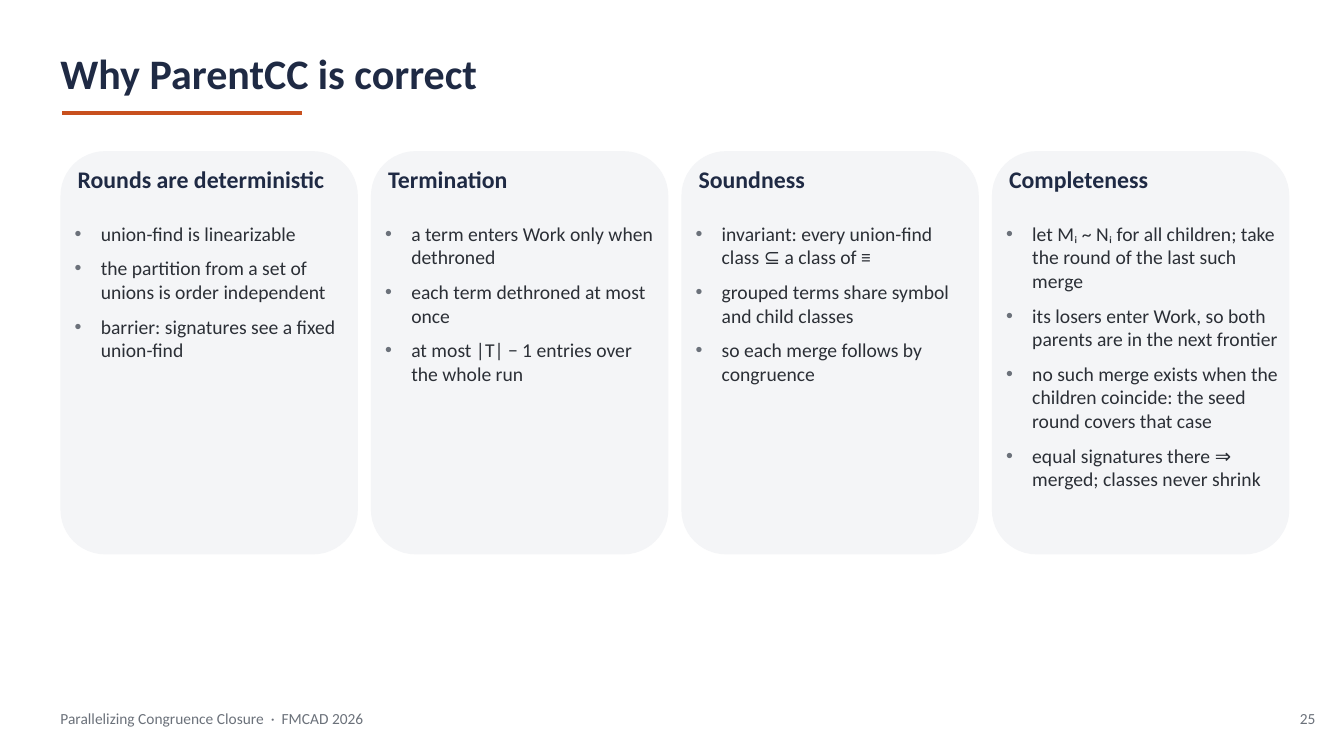
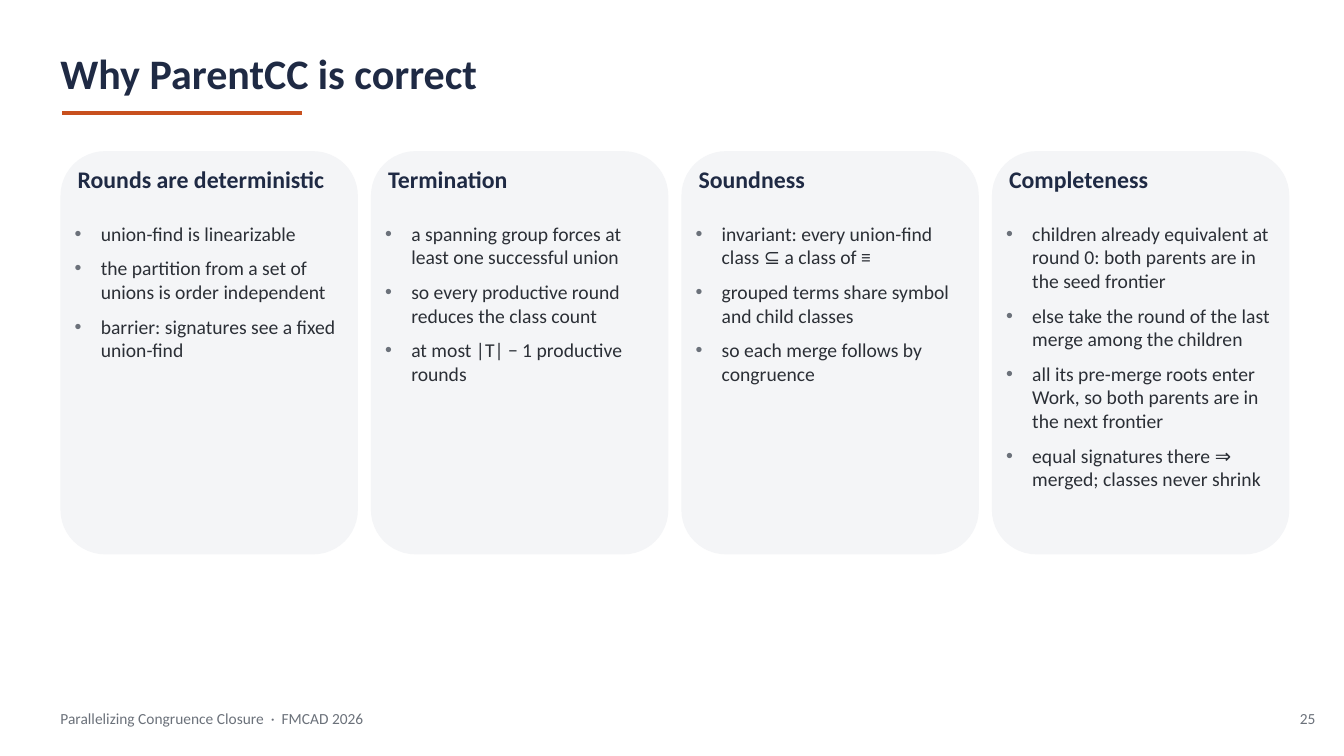
Before and after one commit to amarshah1/parallelcc-paper, a slide deck: slide 25 of slides/parallelcc-part1.pptx. Drawn at 1344x756 pixels with LibreOffice and Linux fonts; fonts in the diff are those of the drawing. Boxes give left, top, right and bottom in pixels: in the first picture for what was removed or moved away, otherwise in the second. Text is boxed around its words. In the diff, an @@ line names an element or a change of style, - is before the commit and + after.

Commit message:
Slide updates

```diff
--- a/slides/parallelcc-part1.pptx
+++ b/slides/parallelcc-part1.pptx
@@ text at [411,227,622,381]: text changed @@
-• a term enters Work only when dethroned
-• each term dethroned at most once
-• at most |T| − 1 entries over the whole run
+• a spanning group forces at least one successful union
+• so every productive round reduces the class count
+• at most |T| − 1 productive rounds
@@ text at [1032,227,1270,428]: text changed @@
-• let Mᵢ ~ Nᵢ for all children; take the round of the last such merge
-• its losers enter Work, so both parents are in the next frontier
-• no such merge exists when the children coincide: the seed round covers that case
+• children already equivalent at round 0: both parents are in the seed frontier
+• else take the round of the last merge among the children
+• all its pre-merge roots enter Work, so both parents are in the next frontier
```
Also in this commit, not shown: 5 other slides changed, 2 other files.
